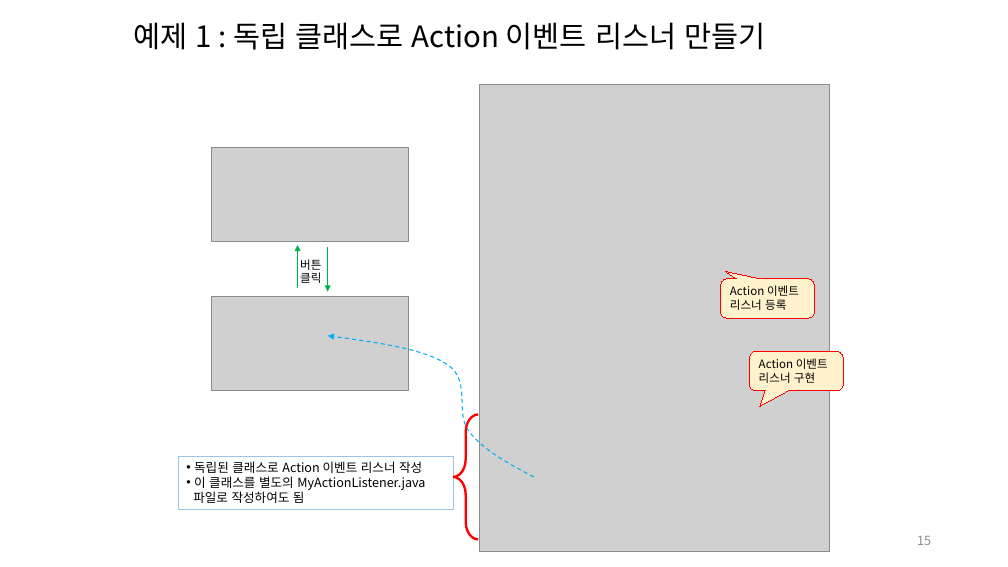
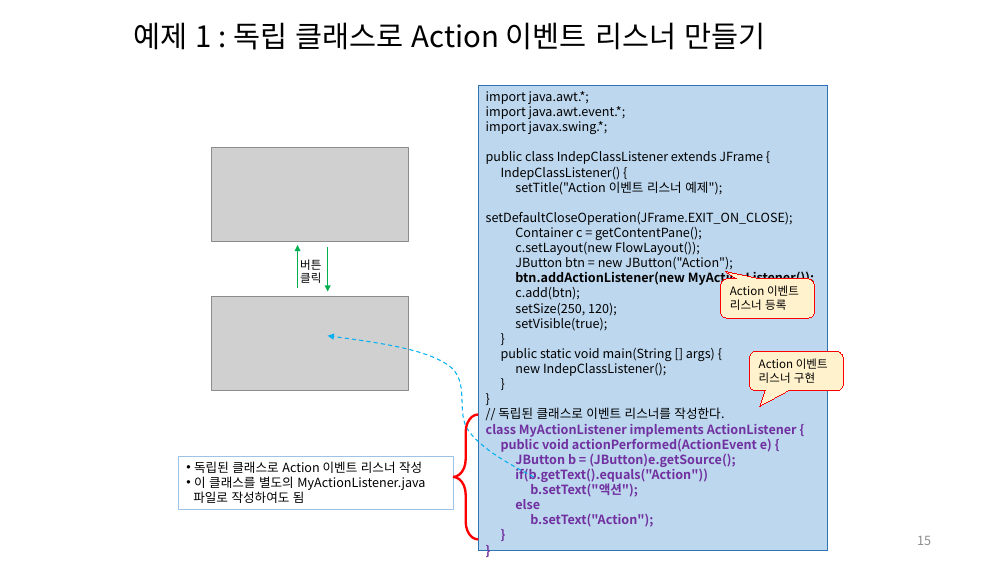
Before and after one commit to lhs501/2019java, a slide deck: slide 15 of EVENTstu.pptx. Drawn at 1008x567 pixels with LibreOffice and Linux fonts; fonts in the diff are those of the drawing; grey boxes stand for pictures. Boxes give left, top, right and bottom in pixels: in the first picture for what was removed or moved away, otherwise in the second. Text is boxed around its words. In the diff, an @@ line names an element or a change of style, - is before the commit and + after.

```diff
--- a/EVENTstu.pptx
+++ b/EVENTstu.pptx
@@ picture removed at (479, 85, 830, 552) @@
@@ rectangle added at (479, 85, 828, 551), fill #BDD7EE, outline #2E75B6 0.75 pt, 12 pt, text #000000 @@
+import java.awt.*;
+import java.awt.event.*;
+import javax.swing.*;
+public class IndepClassListener extends JFrame {
+IndepClassListener() {
+setTitle("Action 이벤트 리스너 예제");
+setDefaultCloseOperation(JFrame.EXIT_ON_CLOSE);
+Container c = getContentPane();
+c.setLayout(new FlowLayout());
+JButton btn = new JButton("Action");
+btn.addActionListener(new MyActionListener());
+c.add(btn);
+setSize(250, 120);
+setVisible(true);
+}
+public static void main(String [] args) {
+new IndepClassListener();
+}
+}
+// 독립된 클래스로 이벤트 리스너를 작성한다.
+class MyActionListener implements ActionListener {
+public void actionPerformed(ActionEvent e) {
+JButton b = (JButton)e.getSource();
+if(b.getText().equals("Action"))
+b.setText("액션");
+else
+b.setText("Action");
+}
+}
```
Also in this commit, not shown: 2 other slides changed, 20 slides added, 1 other file.
